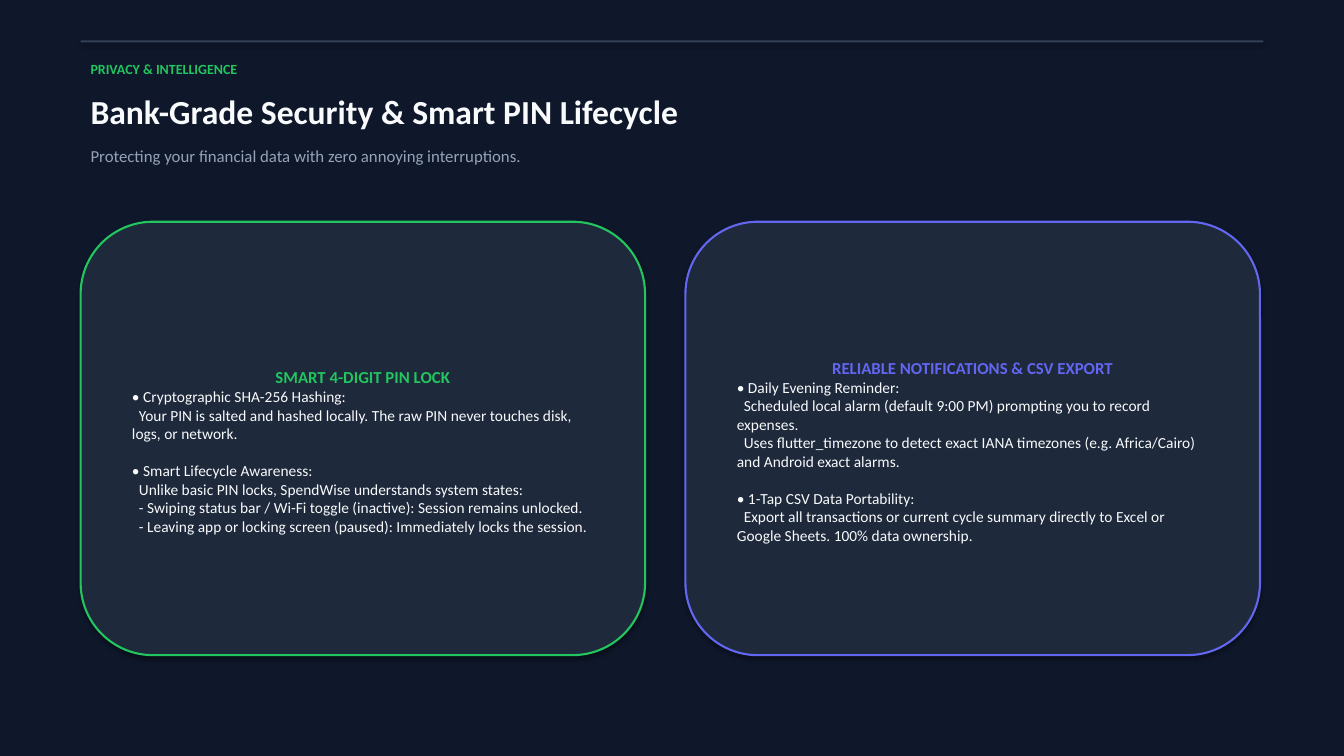
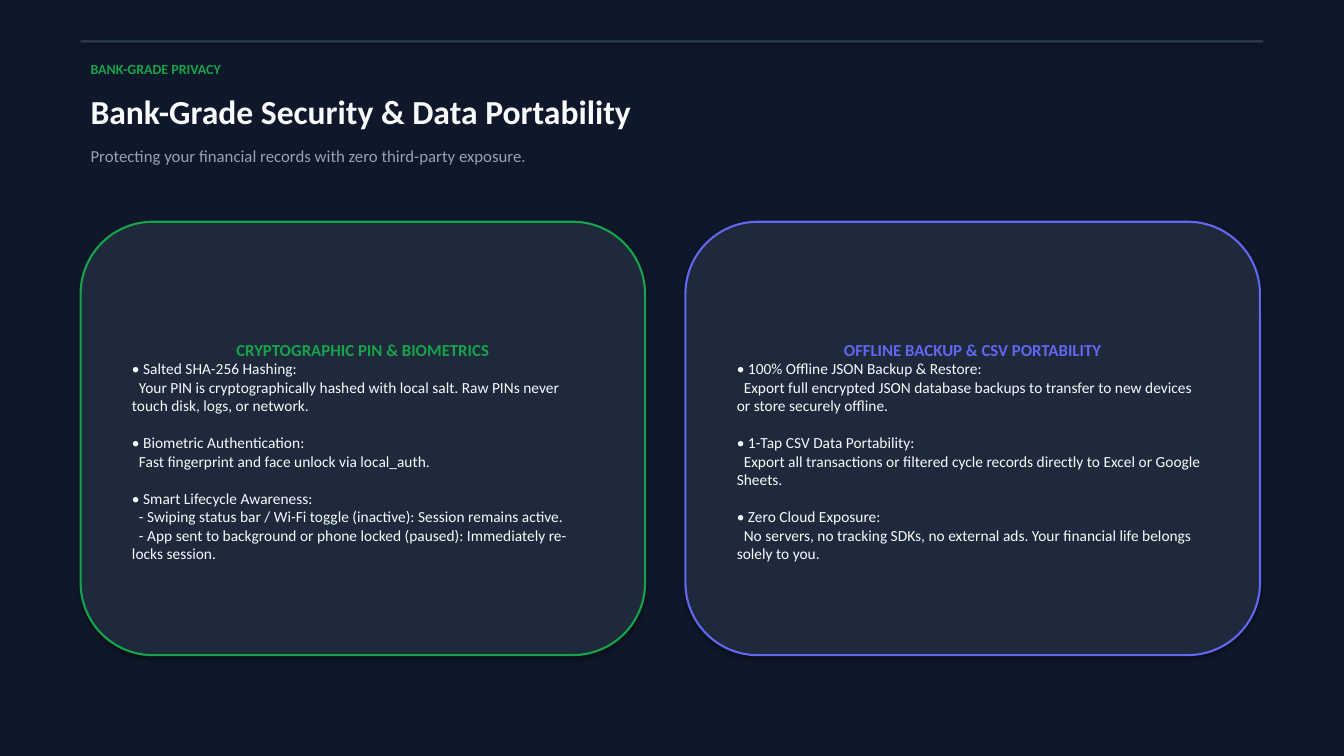
Before and after one commit to hosamsemry/SpendWise, a slide deck: slide 8 of SpendWise_Presentation.pptx (slide 7 before the commit). Drawn at 1344x756 pixels with LibreOffice and Linux fonts; fonts in the diff are those of the drawing. Boxes give left, top, right and bottom in pixels: in the first picture for what was removed or moved away, otherwise in the second. Text is boxed around its words. In the diff, an @@ line names an element or a change of style, - is before the commit and + after.

```diff
--- a/SpendWise_Presentation.pptx
+++ b/SpendWise_Presentation.pptx
@@ text at (x1=91, y1=65, x2=220, y2=74): text changed; text colour #22C55E to #16A34A @@
-PRIVACY & INTELLIGENCE
+BANK-GRADE PRIVACY
@@ text at (x1=91, y1=100, x2=631, y2=130): text changed @@
-Bank-Grade Security & Smart PIN Lifecycle
+Bank-Grade Security & Data Portability
@@ text at (x1=91, y1=150, x2=526, y2=165): text changed @@
-Protecting your financial data with zero annoying interruptions.
+Protecting your financial records with zero third-party exposure.
@@ rounded rectangle "CRYPTOGRAPHIC PIN & BIOMETRICS" at (x1=81, y1=222, x2=645, y2=655): outline #22C55E 1.5 pt to #16A34A 1.5 pt @@
@@ text in rounded rectangle at (x1=132, y1=345, x2=567, y2=559): text changed @@
-SMART 4-DIGIT PIN LOCK
-• Cryptographic SHA-256 Hashing:
-Your PIN is salted and hashed locally. The raw PIN never touches disk, logs, or network.
-• Smart Lifecycle Awareness:
-Unlike basic PIN locks, SpendWise understands system states:
-- Swiping status bar / Wi-Fi toggle (inactive): Session remains unlocked.
-- Leaving app or locking screen (paused): Immediately locks the session.
+CRYPTOGRAPHIC PIN & BIOMETRICS
+• Salted SHA-256 Hashing:
+Your PIN is cryptographically hashed with local salt. Raw PINs never touch disk, logs, or network.
+• Biometric Authentication:
+Fast fingerprint and face unlock via local_auth.
+• Smart Lifecycle Awareness:
+- Swiping status bar / Wi-Fi toggle (inactive): Session remains active.
+- App sent to background or phone locked (paused): Immediately re-locks session.
@@ text in rounded rectangle at (x1=737, y1=345, x2=1200, y2=562): text changed @@
-RELIABLE NOTIFICATIONS & CSV EXPORT
-• Daily Evening Reminder:
-Scheduled local alarm (default 9:00 PM) prompting you to record expenses.
-Uses flutter_timezone to detect exact IANA timezones (e.g. Africa/Cairo) and Android exact alarms.
-• 1-Tap CSV Data Portability:
-Export all transactions or current cycle summary directly to Excel or Google Sheets. 100% data ownership.
+OFFLINE BACKUP & CSV PORTABILITY
+• 100% Offline JSON Backup & Restore:
+Export full encrypted JSON database backups to transfer to new devices or store securely offline.
+• 1-Tap CSV Data Portability:
+Export all transactions or filtered cycle records directly to Excel or Google Sheets.
+• Zero Cloud Exposure:
+No servers, no tracking SDKs, no external ads. Your financial life belongs solely to you.
```
Also in this commit, not shown: 8 other slides changed, 1 slide added, 3 other files.
